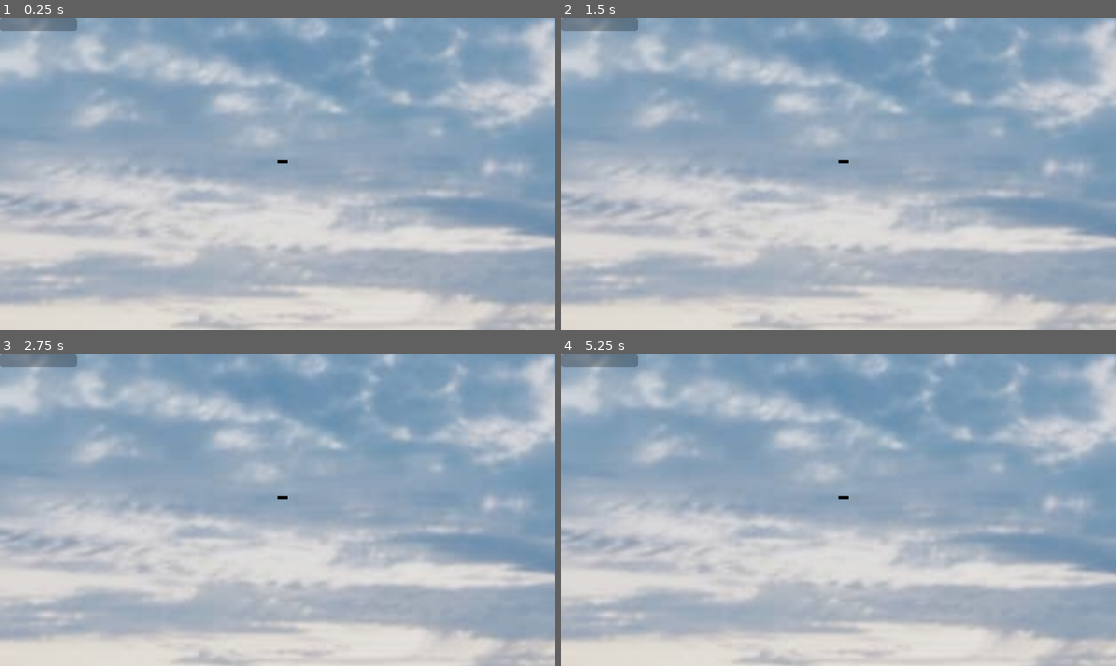
Above: before the commit, frames 1-4 (two rows, left to right).
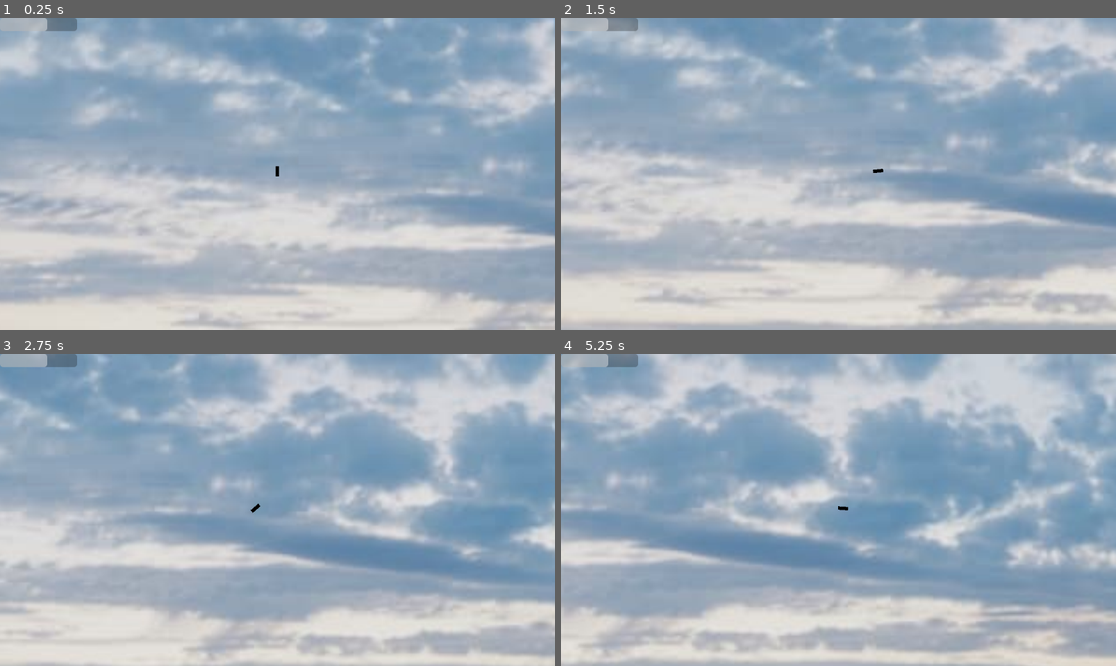
Above: after the commit, the same moments.

Repository: thatshawt/Brackey-gamejam-2024
Game: Godot game, scene res://scenes/boat_scene/boat_scene.tscn
The game is run twice, just before and just after one commit, with the same random seed, the same clock (stepped at 60 frames per second) and the same inputs. The project has no main scene, so this scene is started directly.
Inputs (mouse positions are in pixels of both pictures, inside the frame that each line leads up to):
- Up to frame 1 (0.25 s): no input
- Up to frame 2 (1.5 s): move the mouse to (960, 158) at 0.52 s; press the mouse at (960, 158) at 0.53 s; hold D (MoveRight) from 0.53 s (still down); tap Space (Jump) at 0.77 s; move the mouse to (727, 189) at 1.27 s; release the mouse at (727, 189) at 1.28 s; tap W (Climb) at 1.35 s
- Up to frame 3 (2.75 s): tap Space (Jump) at 1.52 s; move the mouse to (333, 441) at 2.02 s; release D (MoveRight) at 2.03 s; press the mouse at (333, 441) at 2.03 s; hold A (MoveLeft) from 2.03 s (still down)
- Up to frame 4 (5.25 s): move the mouse to (810, 572) at 2.77 s; release A (MoveLeft) at 2.78 s; release the mouse at (810, 572) at 2.78 s; hold D (MoveRight) 2.78-4.28 s; tap W (Climb) at 2.85, 4.35 s; tap Space (Jump) at 3.02, 3.77, 4.52 s; move the mouse to (1005, 556) at 3.52 s; press the mouse at (1005, 556) at 3.53 s; move the mouse to (672, 463) at 4.27 s; release the mouse at (672, 463) at 4.28 s; hold A (MoveLeft) 4.28-5.03 s; move the mouse to (866, 510) at 5.02 s; press the mouse at (866, 510) at 5.03 s; hold D (MoveRight) from 5.03 s (still down)

The runs differ from the first frame. In frame 1, 0.5% of the frame differs, in the area x 0-100%, y 0-75%; in frame 2, 43%; in frame 3, 54%; in frame 4, 61%, in the area x 0-100%, y 0-100%.
Error in both runs: Invalid access to property or key 'GameState' on a base object of type 'Nil'. (res://scripts_maybe/GlobalScript.gd:41)

Commit message:
small weapon changes
weapon still not working, working on swappable weapon scene

Diff:
--- a/scenes/boat_scene/boat_scene.gd
+++ /dev/null
@@ -1,12 +0,0 @@
-extends Node2D
-
-signal storm
-
-# Called when the node enters the scene tree for the first time.
-func _ready():
-	pass # Replace with function body.
-
-
-# Called every frame. 'delta' is the elapsed time since the previous frame.
-func _process(delta):
-	pass
--- a/scenes/boat_scene/boat_scene.tscn
+++ b/scenes/boat_scene/boat_scene.tscn
@@ -1,6 +1,5 @@
-[gd_scene load_steps=9 format=3 uid="uid://eix60at1ij85"]
+[gd_scene load_steps=8 format=3 uid="uid://eix60at1ij85"]
 
-[ext_resource type="Script" path="res://scenes/boat_scene/boat_scene.gd" id="1_3n13e"]
 [ext_resource type="Texture2D" uid="uid://s8gawanopjdi" path="res://resources/skybox_clouds.jpeg" id="1_a0s00"]
 [ext_resource type="PackedScene" uid="uid://b81n620de3ncs" path="res://scenes/player/player.tscn" id="1_bvxlg"]
 
@@ -68,7 +67,6 @@
 }
 
 [node name="BoatScene" type="Node2D"]
-script = ExtResource("1_3n13e")
 
 [node name="TextureRect" type="TextureRect" parent="."]
 offset_left = -3118.0
--- a/scenes/player/Player.gd
+++ b/scenes/player/Player.gd
@@ -65,6 +65,9 @@
 @onready var Camera = $Camera2D
 @onready var Arm = $Arm
 
+#scripts
+var Weapon = load("res://scenes/weapon/weapon.gd")
+
 func _ready():
 	_spawn_weapon_in_hand()
 	for state in STATES.get_children():
@@ -207,9 +210,10 @@
 					return
 
 func _spawn_weapon_in_hand():
-	const WEAPON = preload("res://scenes/weapon/weapon.tscn")
-	var new_weapon = WEAPON.instantiate()
-	$Arm/Marker2D.add_child(new_weapon)
+	#const WEAPON = preload("res://scenes/weapon/weapon.tscn")
+	#var new_weapon = WEAPON.instantiate()
+	#$Arm/Marker2D.add_child(new_weapon)
+	pass
 
 func take_damage():
 	health -= 1
@@ -217,7 +221,7 @@
 		queue_free()
 
 func _attack():
-	Weapon.shoot()
+	#Weapon.shoot().weapon_class
 
 
 	attacking = true
--- a/scenes/weapon/weapon.gd
+++ b/scenes/weapon/weapon.gd
@@ -5,6 +5,7 @@
 var level : int = 0
 var current_weapon : weapons
 enum weapons {Bow,Crossbow,Flintlock,Deagle,Shotgun,M16,Rocket_Launcher,Beam_Emitter}
+var weapon_class = Weapon.new()
 
 # Called when the node enters the scene tree for the first time.
 func _ready():
@@ -16,8 +17,9 @@
 	pass
 
 func shoot():
-	const BULLET = preload("res://scenes/player/bullet.tscn")
-	var new_bullet = BULLET.instantiate()
-	new_bullet.global_position = $Arm/Marker2D.global_position
-	new_bullet.global_rotation = $Arm/Marker2D.global_rotation
-	$Arm/Marker2D.add_child(new_bullet)
+	#const BULLET = preload("res://scenes/player/bullet.tscn")
+	#var new_bullet = BULLET.instantiate()
+	#new_bullet.global_position = $Arm/Marker2D.global_position
+	#new_bullet.global_rotation = $Arm/Marker2D.global_rotation
+	#$Arm/Marker2D.add_child(new_bullet)
+	pass
--- a/scripts_maybe/GlobalScript.gd
+++ b/scripts_maybe/GlobalScript.gd
@@ -41,5 +41,6 @@
 var game_state = GlobalScript.GameState.new()
 
 func _ready():
-	SignalBus.weapon_change.connect(game_state.weapon_change)
-	SignalBus.weapon_change.emit(Weapon.weapons.Bow)
+	#SignalBus.weapon_change.connect(game_state.weapon_change)
+	#SignalBus.weapon_change.emit(Weapon.weapons.Bow)
+	pass
